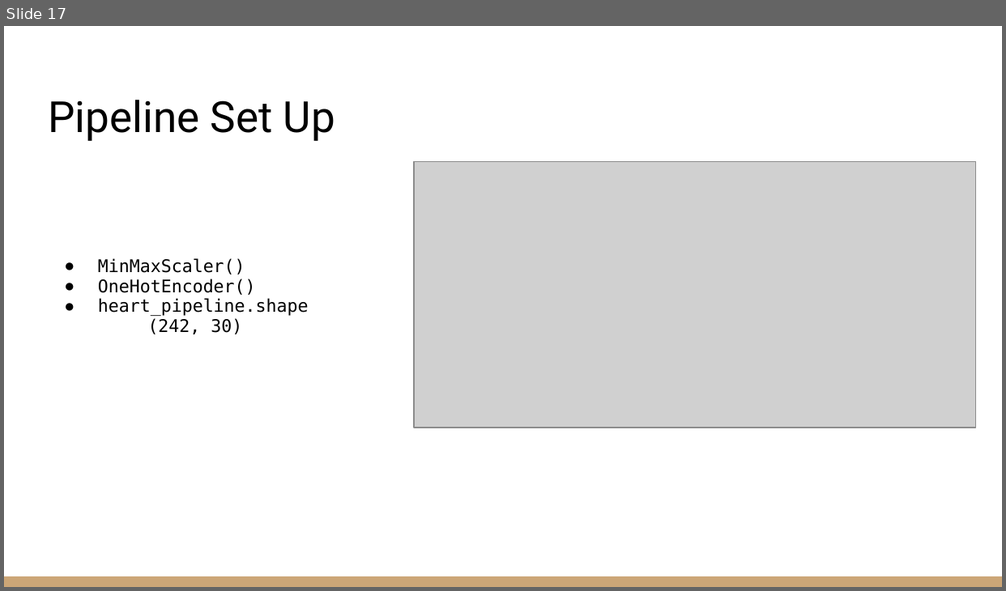
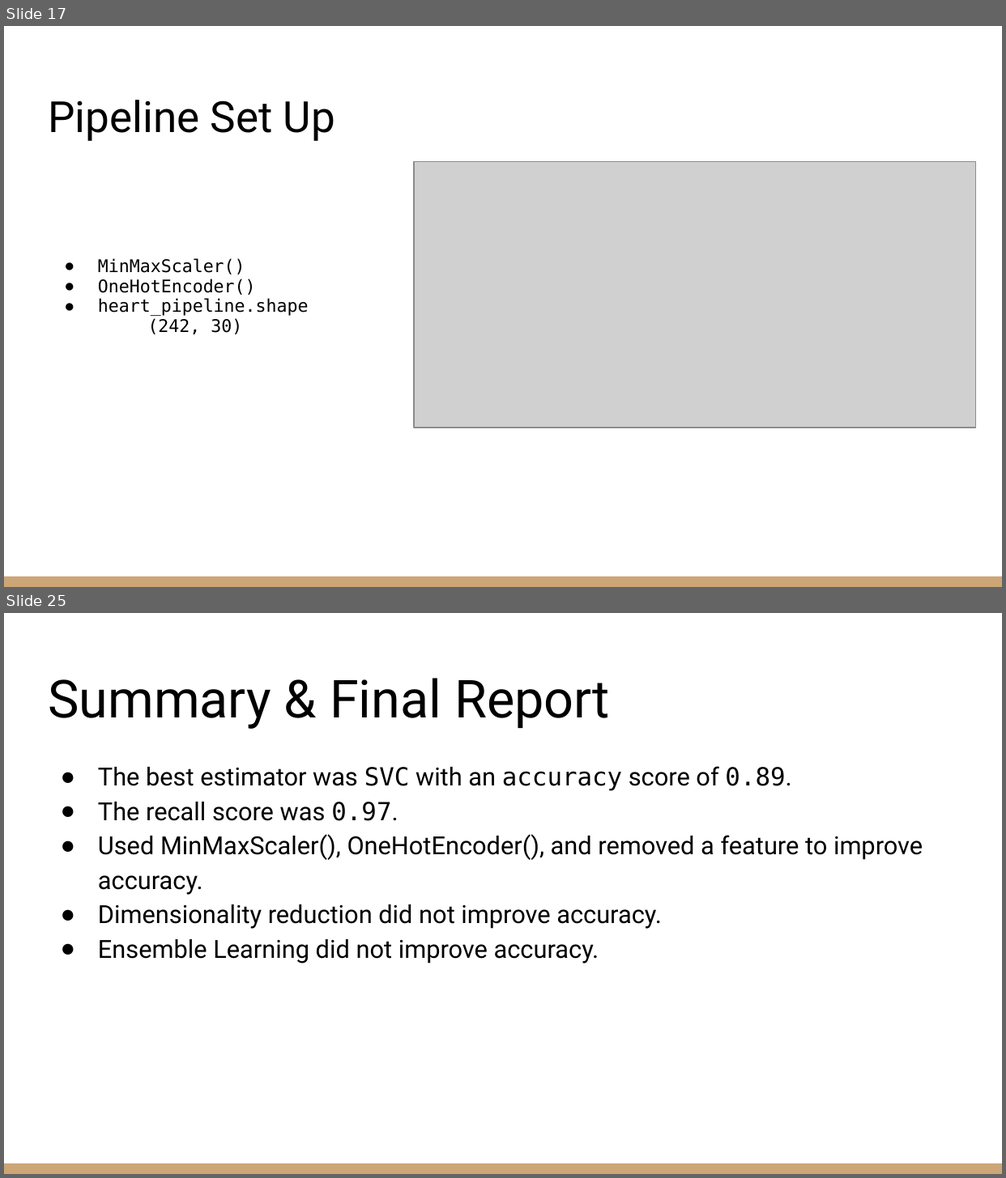
Before and after one commit to zachcarlson/HeartAttackPredictor, a slide deck: documents/DSCI 631 Final Project Presentation.pptx. Shown one above the other, each under a label of ours: slide 17 before the commit, slides 17 and 25 after it; the slides between them are not shown. The pictures are 1006x591 and 1006x1178 pixels, drawn with LibreOffice and Linux fonts; fonts in the diff are those of the drawing; grey boxes stand for pictures. Boxes give left, top, right and bottom in pixels: in the first picture for what was removed or moved away, otherwise in the second. Text is boxed around its words. In the diff, an @@ line names an element or a change of style, - is before the commit and + after.

```diff
--- a/documents/DSCI 631 Final Project Presentation.pptx
+++ b/documents/DSCI 631 Final Project Presentation.pptx
@@ slide 25 added at <box>4,613,1002,1174</box>, background #FFFFFF; not listed: 1 template element that a slide beside it also shows @@
@@ title added at <box>48,678,610,729</box>, 37.8 pt, text #000000 @@
+Summary & Final Report
@@ text added at <box>98,766,923,964</box>, 18 pt, text #000000 @@
+● The best estimator was SVC with an accuracy score of 0.89.
+● The recall score was 0.97.
+● Used MinMaxScaler(), OneHotEncoder(), and removed a feature to improve accuracy.
+● Dimensionality reduction did not improve accuracy.
+● Ensemble Learning did not improve accuracy.
```
Also in this commit, not shown: 11 slides changed, 4 other slides added, 2 slides removed, 2 other files.
